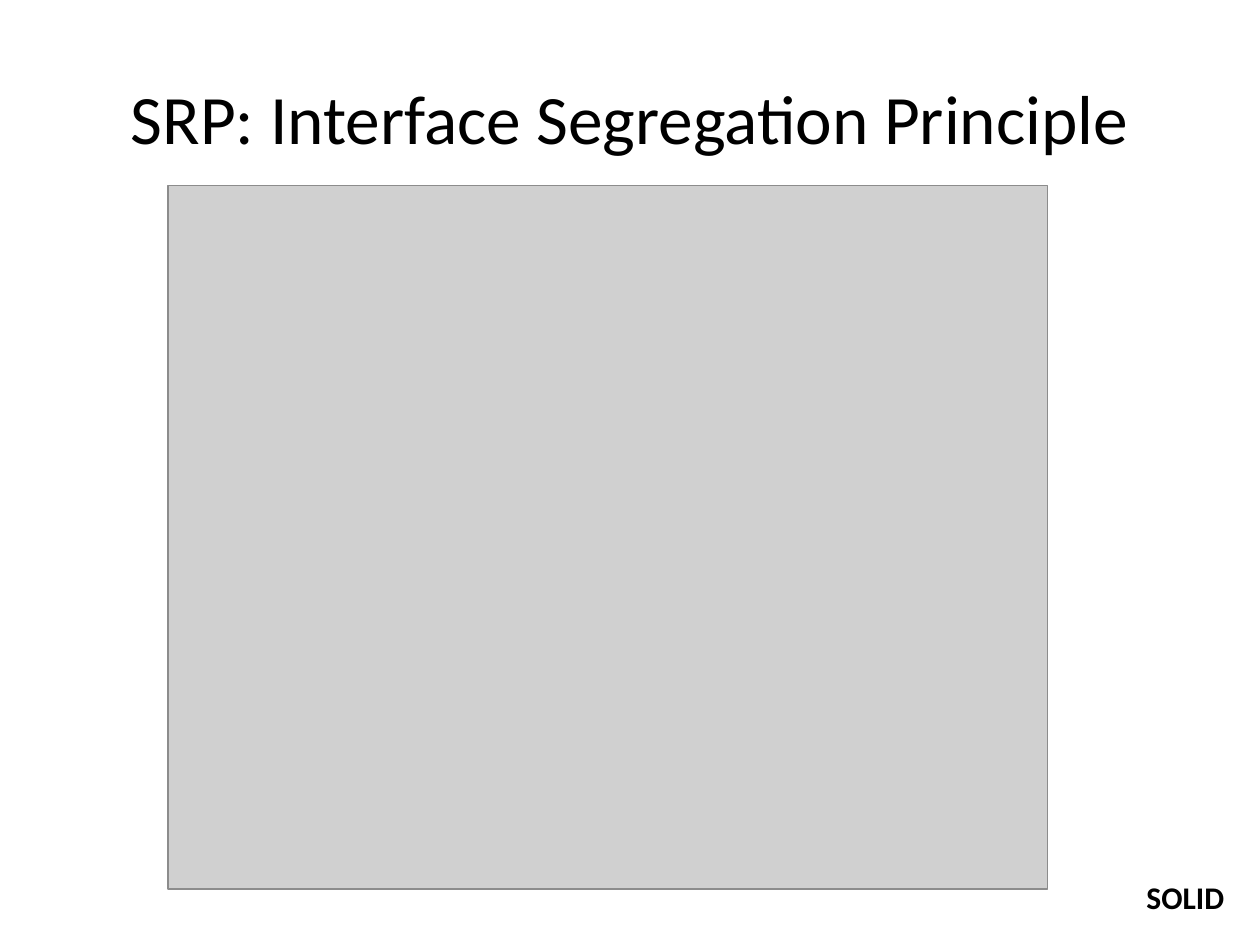
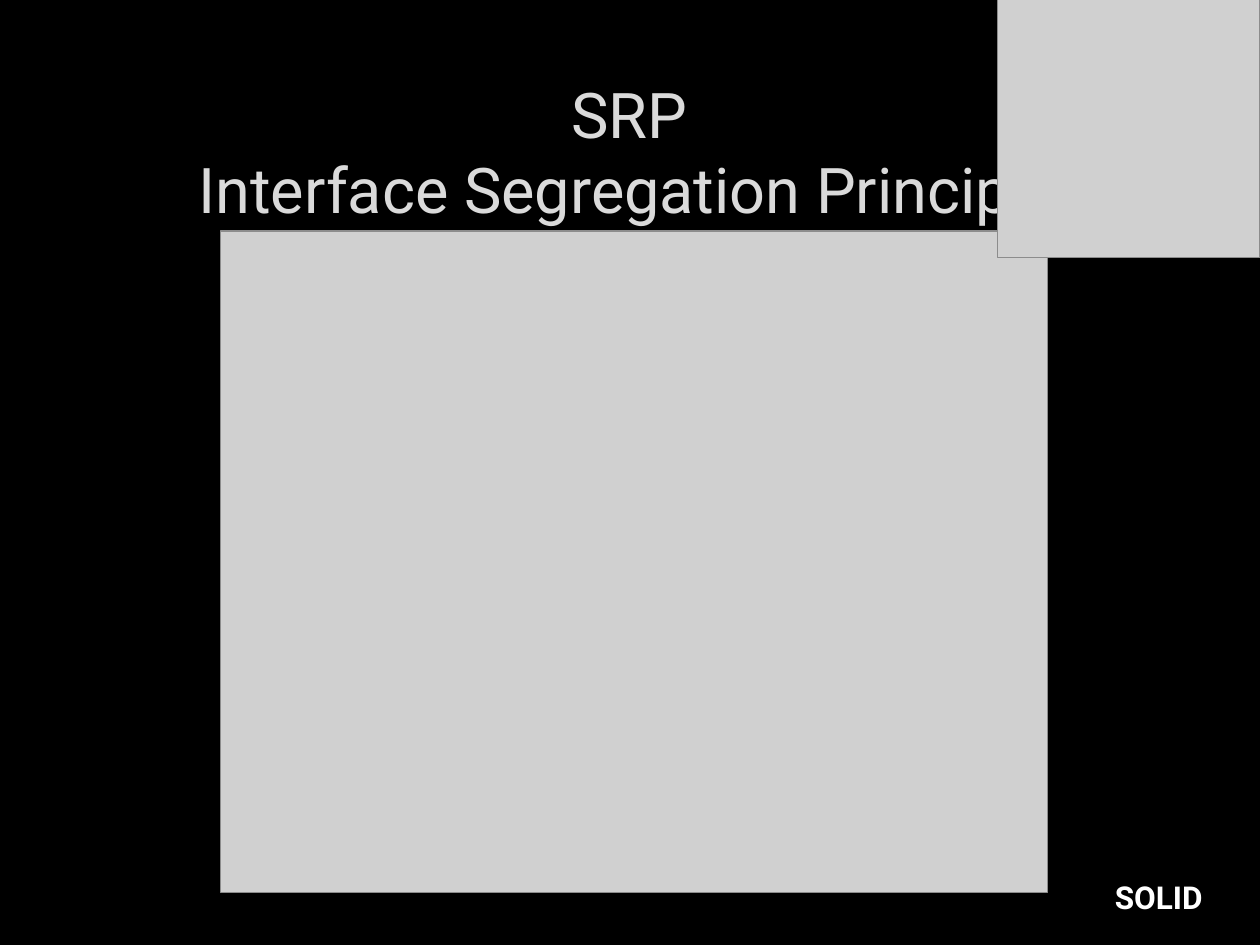
Before and after one commit to itenium-be/Talk-DesignPatterns, a slide deck: slide 41 of patterns.pptx. Drawn at 1260x945 pixels with LibreOffice and Linux fonts; fonts in the diff are those of the drawing; grey boxes stand for pictures; background and template pictures are left out. Boxes give left, top, right and bottom in pixels: in the first picture for what was removed or moved away, otherwise in the second. Text is boxed around its words. In the diff, an @@ line names an element or a change of style, - is before the commit and + after.

Commit message:
ppt: new itenium layout

```diff
--- a/patterns.pptx
+++ b/patterns.pptx
@@ background #FFFFFF to picture (left out) @@
@@ picture added at (998,0,1260,257) @@
@@ title at (199,92,1059,229): text changed; size 39.6 to 36 pt; font Calibri to Roboto; text colour #000000 to #DADADA @@
-SRP: Interface Segregation Principle
+SRP
+Interface Segregation Principle
@@ picture: place and size @@
-picture at (168,185,1047,888)
+picture at (220,231,1047,892)
@@ text "SOLID": place and size @@
-text "SOLID" at (1146,888,1224,910)
+text "SOLID" at (1115,886,1203,910)
@@ text "SOLID" at (1115,886,1203,910): font Calibri to Roboto, text colour #000000 to #FFFFFF @@
```
Also in this commit, not shown: 41 other slides changed.
